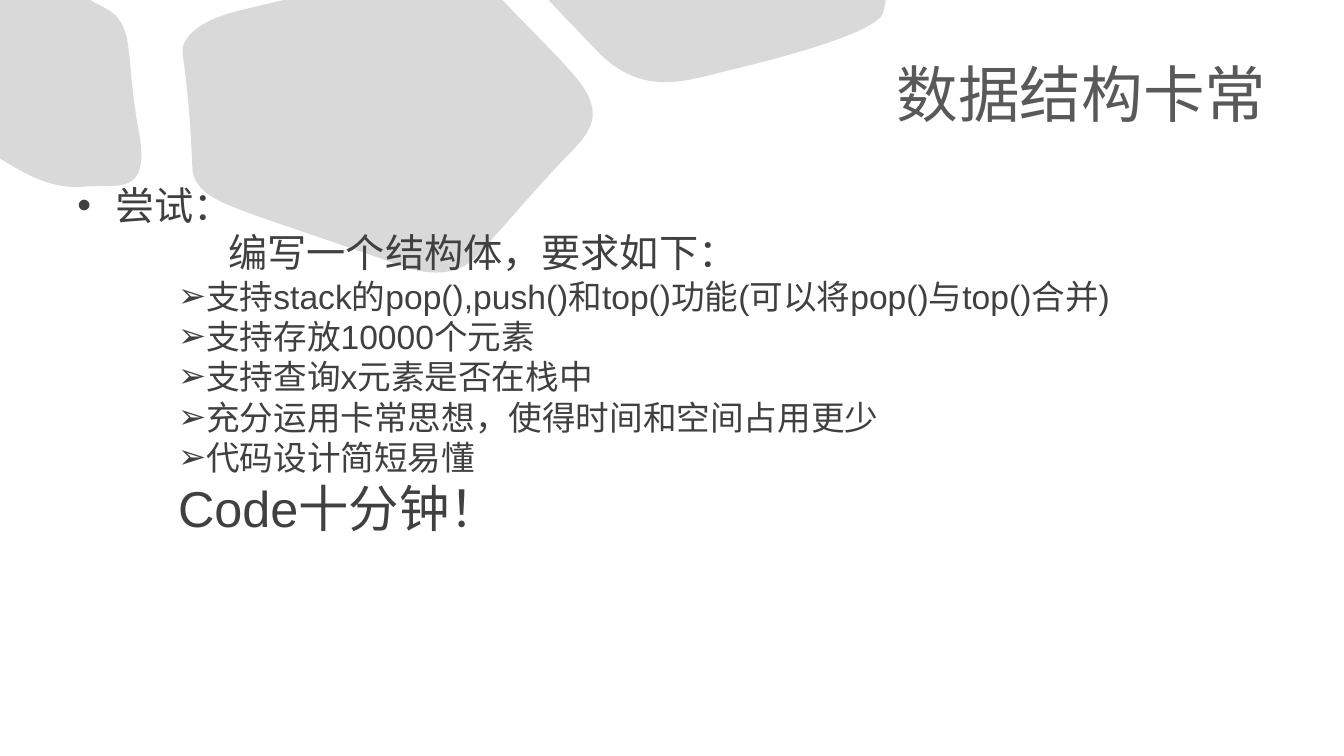
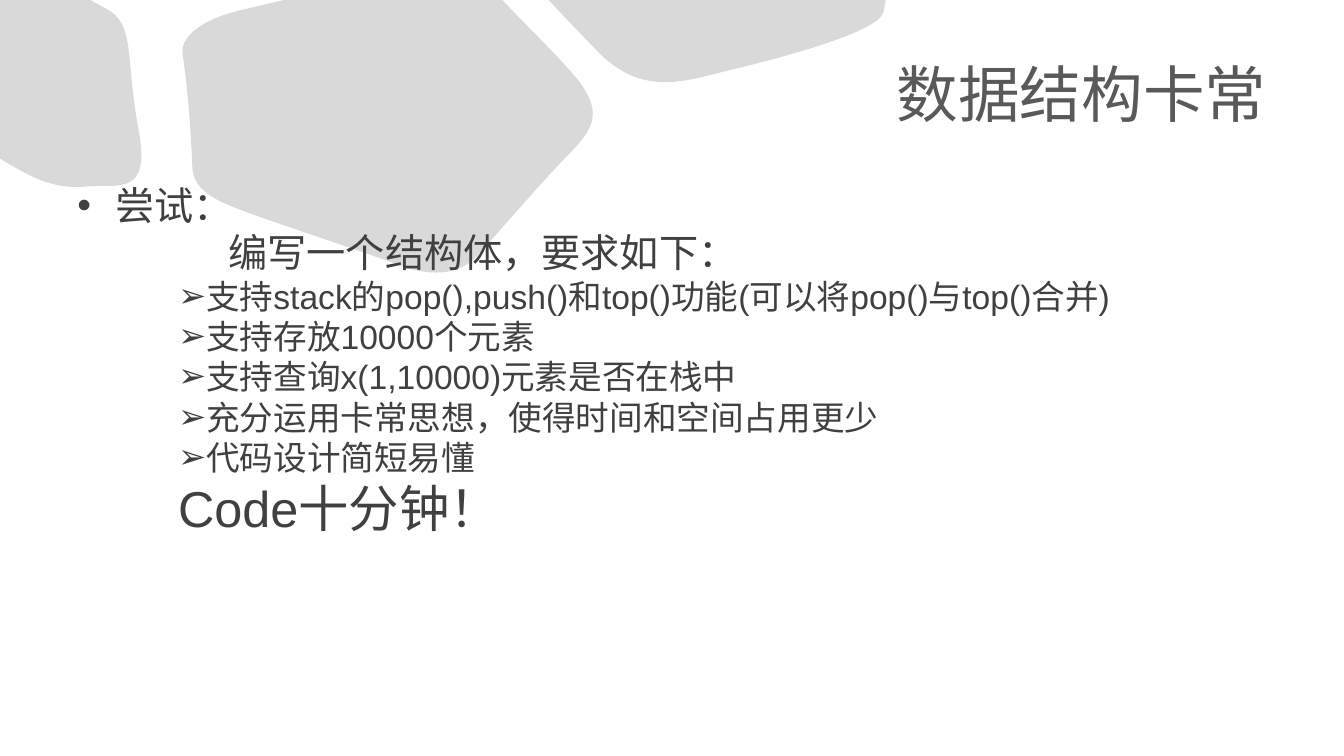
Before and after one commit to DongYing-No-1-Middle-School/Shows, a slide deck: slide 22 of 卡常.pptx. Drawn at 1344x756 pixels with LibreOffice and Linux fonts; fonts in the diff are those of the drawing; background and template pictures are left out. Boxes give left, top, right and bottom in pixels: in the first picture for what was removed or moved away, otherwise in the second. Text is boxed around its words. In the diff, an @@ line names an element or a change of style, - is before the commit and + after.

```diff
--- a/卡常.pptx
+++ b/卡常.pptx
@@ text at (206, 360, 736, 396): text changed @@
-    ➢ 支持查询x元素是否在栈中
+    ➢ 支持查询x(1,10000)元素是否在栈中
```
Also in this commit, not shown: 2 other slides changed.
